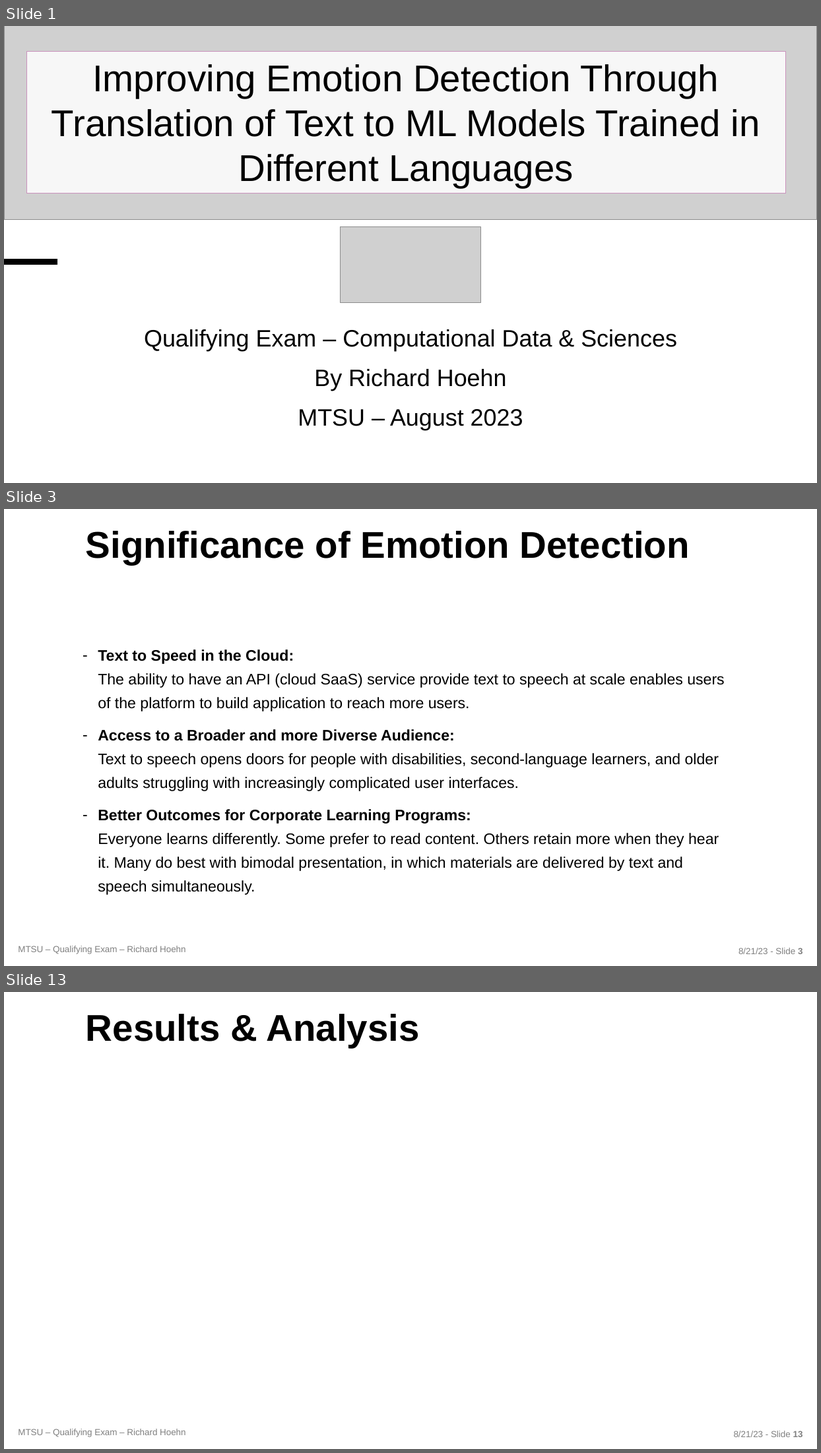
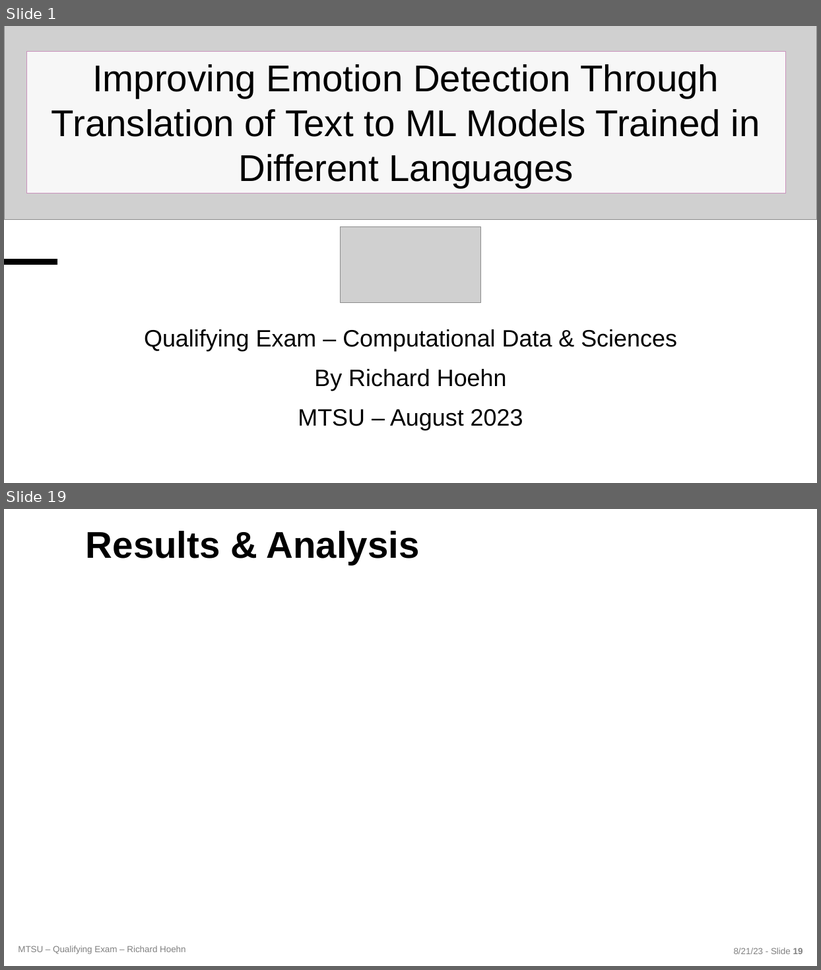
Before and after one commit to richardhoehn/mtsu.coms.qualifying-exam, a slide deck: presentation/COMS_Qualifying_Exam-2023-08-21.pptx. Shown one above the other, each under a label of ours: slides 1, 3 and 13 before the commit, slides 1 and 19 after it; the slides between them are not shown. The pictures are 821x1453 and 821x970 pixels, drawn with LibreOffice and Linux fonts; fonts in the diff are those of the drawing; grey boxes stand for pictures; background and template pictures are left out. Boxes give left, top, right and bottom in pixels: in the first picture for what was removed or moved away, otherwise in the second. Text is boxed around its words. In the diff, an @@ line names an element or a change of style, - is before the commit and + after.

```diff
--- a/presentation/COMS_Qualifying_Exam-2023-08-21.pptx
+++ b/presentation/COMS_Qualifying_Exam-2023-08-21.pptx
@@ slide 3 removed at (4,509,817,966), background picture (left out); not listed: 2 template elements that a slide beside it also shows @@
@@ title removed at (86,531,690,564) @@
-Significance of Emotion Detection
@@ text removed at (98,650,724,895) @@
-– Text to Speed in the Cloud:
-  The ability to have an API (cloud SaaS) service provide text to speech at scale enables users of the platform to build application to reach more users.
-– Access to a Broader and more Diverse Audience:
-  Text to speech opens doors for people with disabilities, second-language learners, and older adults struggling with increasingly complicated user interfaces.
-– Better Outcomes for Corporate Learning Programs:
-  Everyone learns differently. Some prefer to read content. Others retain more when they hear it. Many do best with bimodal presentation, in which materials are delivered by text and speech simultaneously.
@@ what was slide 13 is now slide 19 @@
```
Also in this commit, not shown: 6 slides changed, 15 slides added, 7 other slides removed, 14 other files.
